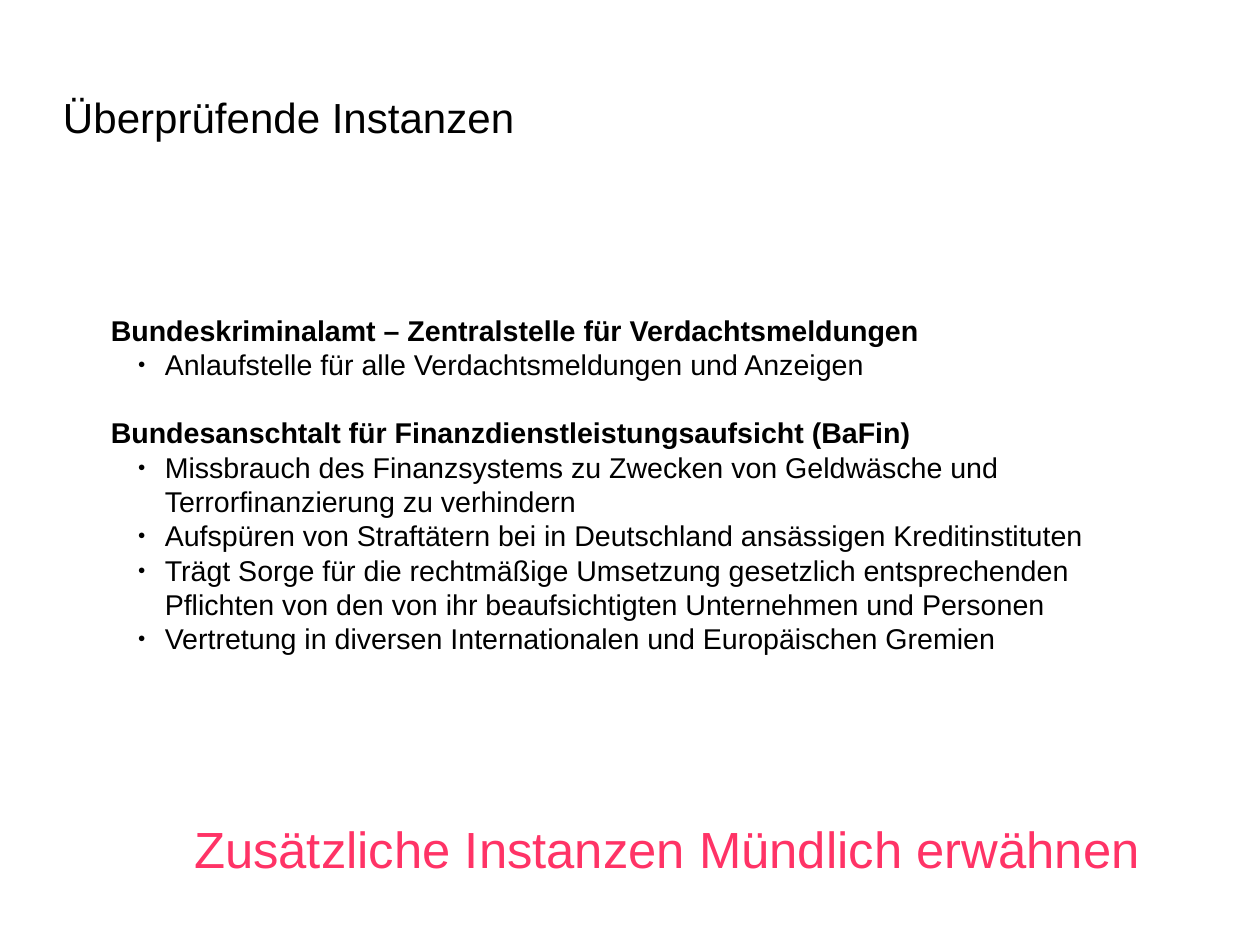
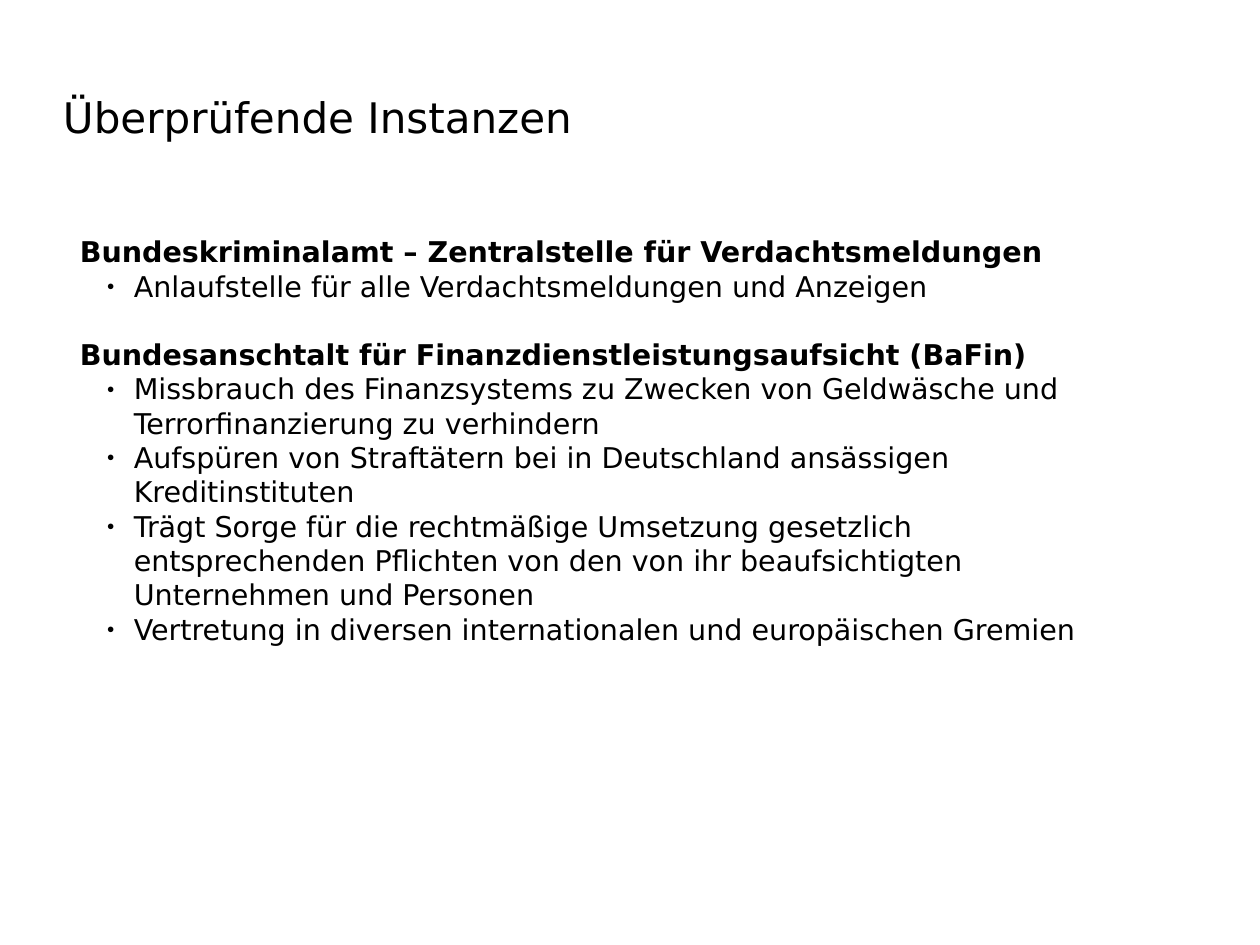
Before and after one commit to BlurryRoots/BW1, a slide deck: slide 5 of presentation/presentation.odp. Drawn at 1260x945 pixels with LibreOffice and Linux fonts; fonts in the diff are those of the drawing; background and template pictures are left out. Boxes give left, top, right and bottom in pixels: in the first picture for what was removed or moved away, otherwise in the second. Text is boxed around its words. In the diff, an @@ line names an element or a change of style, - is before the commit and + after.

Commit message:
changed: fixed font to be platform independent changed: fixed font size to fit all text on slides changed: some minor spelling issues and some points in my part of the presentation

```diff
--- a/presentation/presentation.odp
+++ b/presentation/presentation.odp
@@ title "Überprüfende Instanzen" at (63, 101, 571, 142): font Arial to DejaVu Sans @@
@@ text "Bundeskriminalamt – Zentralstelle für Verdachtsmeldungen": place and size @@
-text "Bundeskriminalamt – Zentralstelle für Verdachtsmeldungen" at (111, 320, 1082, 655)
+text "Bundeskriminalamt – Zentralstelle für Verdachtsmeldungen" at (80, 240, 1075, 646)
@@ text at (80, 240, 1058, 606): font Arial to DejaVu Sans in "Bundeskriminalamt – Zentralstelle für Verdachtsmeldungen", "Anlaufstelle für alle Verdachtsmeldungen und Anzeigen", "Bundesanschtalt für Finanzdienstleistungsaufsicht (BaFin)", "Missbrauch des Finanzsystems zu Zwecken von Geldwäsche ..." and 2 more places @@
@@ text at (134, 618, 1075, 646): text changed; font Arial to DejaVu Sans @@
-  ● Vertretung in diversen Internationalen und Europäischen Gremien
+  ● Vertretung in diversen internationalen und europäischen Gremien
@@ text removed at (194, 831, 1140, 869) @@
-Zusätzliche Instanzen Mündlich erwähnen
```
Also in this commit, not shown: 5 other slides changed, 1 slide added, 1 slide removed.
